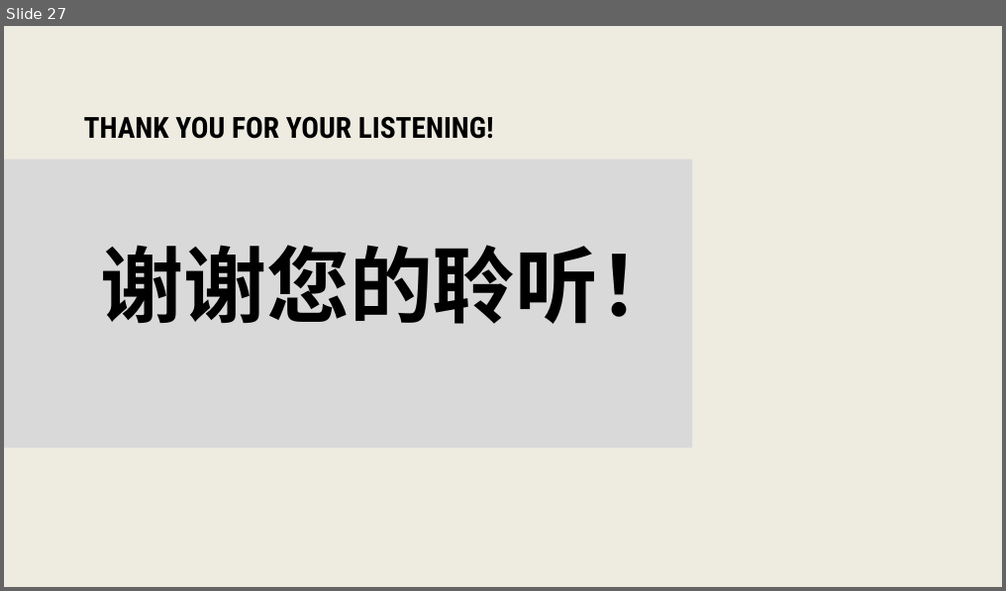
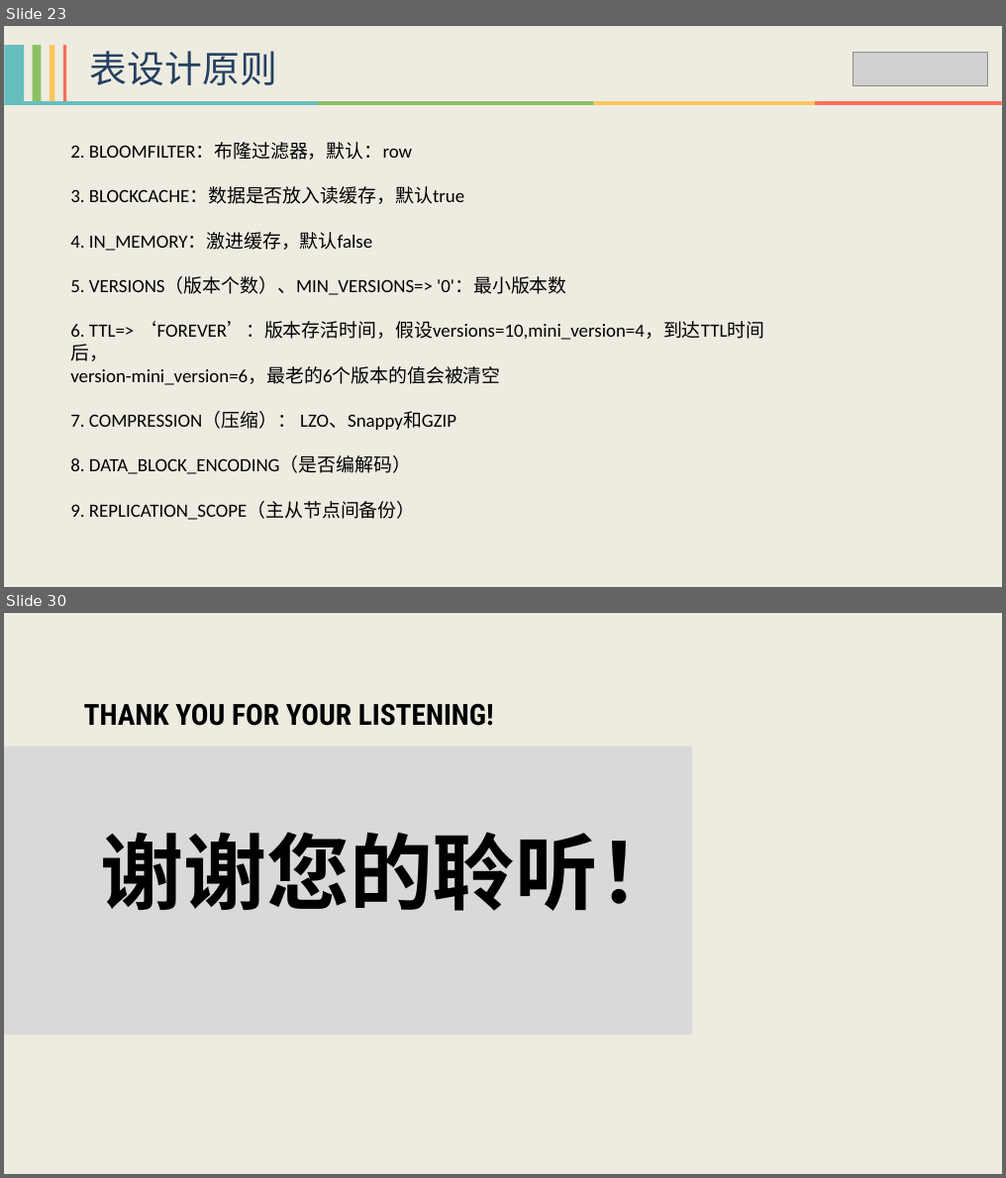
Before and after one commit to xiaoguoqiang/data, a slide deck: HBase技术分享-李强.pptx. Shown one above the other, each under a label of ours: slide 27 before the commit, slides 23 and 30 after it; the slides between them are not shown. The pictures are 1006x591 and 1006x1178 pixels, drawn with LibreOffice and Linux fonts; fonts in the diff are those of the drawing; grey boxes stand for pictures. Boxes give left, top, right and bottom in pixels: in the first picture for what was removed or moved away, otherwise in the second. Text is boxed around its words. In the diff, an @@ line names an element or a change of style, - is before the commit and + after.

```diff
--- a/HBase技术分享-李强.pptx
+++ b/HBase技术分享-李强.pptx
@@ slide 23 added at (x1=4, y1=26, x2=1002, y2=587), background #EEECE1 @@
@@ group added at (x1=4, y1=45, x2=66, y2=101): 4 rectangles @@
@@ text added at (x1=90, y1=51, x2=277, y2=85), 36 pt, text #254061 @@
+表设计原则
@@ picture added at (x1=852, y1=52, x2=988, y2=85) @@
@@ group added at (x1=4, y1=101, x2=1002, y2=105): 4 rectangles @@
@@ text added at (x1=70, y1=142, x2=765, y2=520), 18 pt, text #000000 @@
+2. BLOOMFILTER：布隆过滤器，默认：row
+3. BLOCKCACHE：数据是否放入读缓存，默认true
+4. IN_MEMORY：激进缓存，默认false
+5. VERSIONS（版本个数）、MIN_VERSIONS=> '0'：最小版本数
+6. TTL=> ‘FOREVER’：版本存活时间，假设versions=10,mini_version=4，到达TTL时间后，
+version-mini_version=6，最老的6个版本的值会被清空
+7. COMPRESSION（压缩）： LZO、Snappy和GZIP
+8. DATA_BLOCK_ENCODING（是否编解码）
+9. REPLICATION_SCOPE（主从节点间备份）
@@ what was slide 27 is now slide 30 @@
```
Also in this commit, not shown: 3 slides changed, 2 other slides added.
